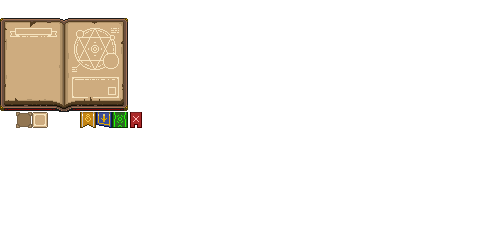
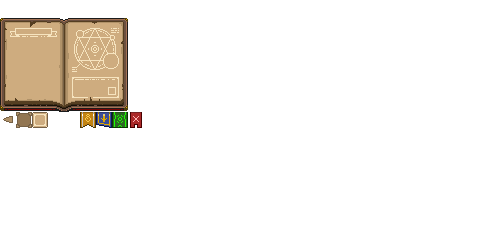
Layers edited between the first and the second 480×240 image:
painted on "Ebene #1" over [3, 116, 13, 123]
